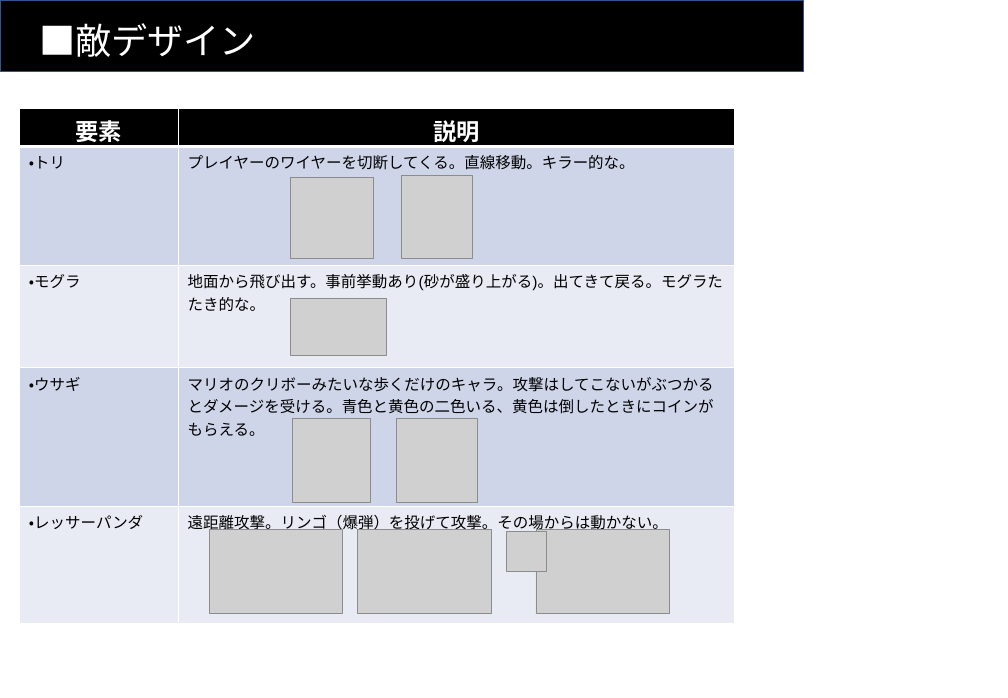
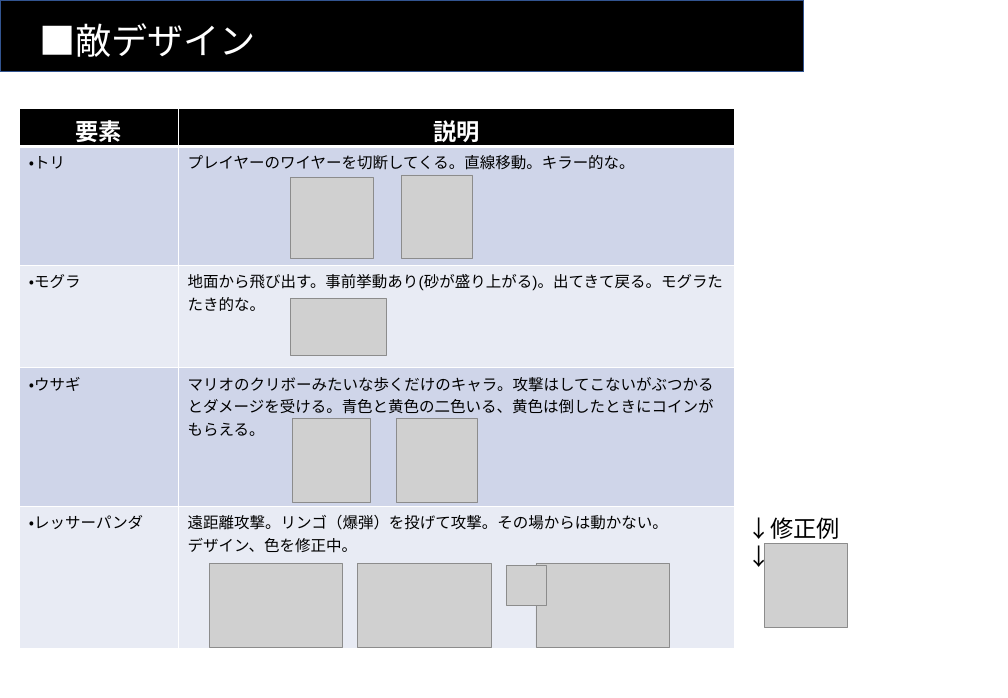
Before and after one commit to Koha58/FLUFF_SWING, a slide deck: slide 9 of Assets/Specs/仕様書.pptx. Drawn at 1008x698 pixels with LibreOffice and Linux fonts; fonts in the diff are those of the drawing; grey boxes stand for pictures. Boxes give left, top, right and bottom in pixels: in the first picture for what was removed or moved away, otherwise in the second. Text is boxed around its words. In the diff, an @@ line names an element or a change of style, - is before the commit and + after.

```diff
--- a/Assets/Specs/仕様書.pptx
+++ b/Assets/Specs/仕様書.pptx
@@ table at [20, 109, 735, 649] @@
-row 5, column 2: 遠距離攻撃。リンゴ（爆弾）を投げて攻撃。その場からは動かない。
+row 5, column 2: 遠距離攻撃。リンゴ（爆弾）を投げて攻撃。その場からは動かない。 / デザイン、色を修正中。
@@ text added at [747, 517, 840, 539], 18 pt, text #000000 @@
+↓修正例↓
@@ 4 pictures: place and size @@
-4 pictures at [209, 530, 669, 612]
+4 pictures at [209, 564, 669, 647]
@@ picture added at [765, 544, 848, 627] @@
```
Also in this commit, not shown: 2 other slides changed, 3 other files.
